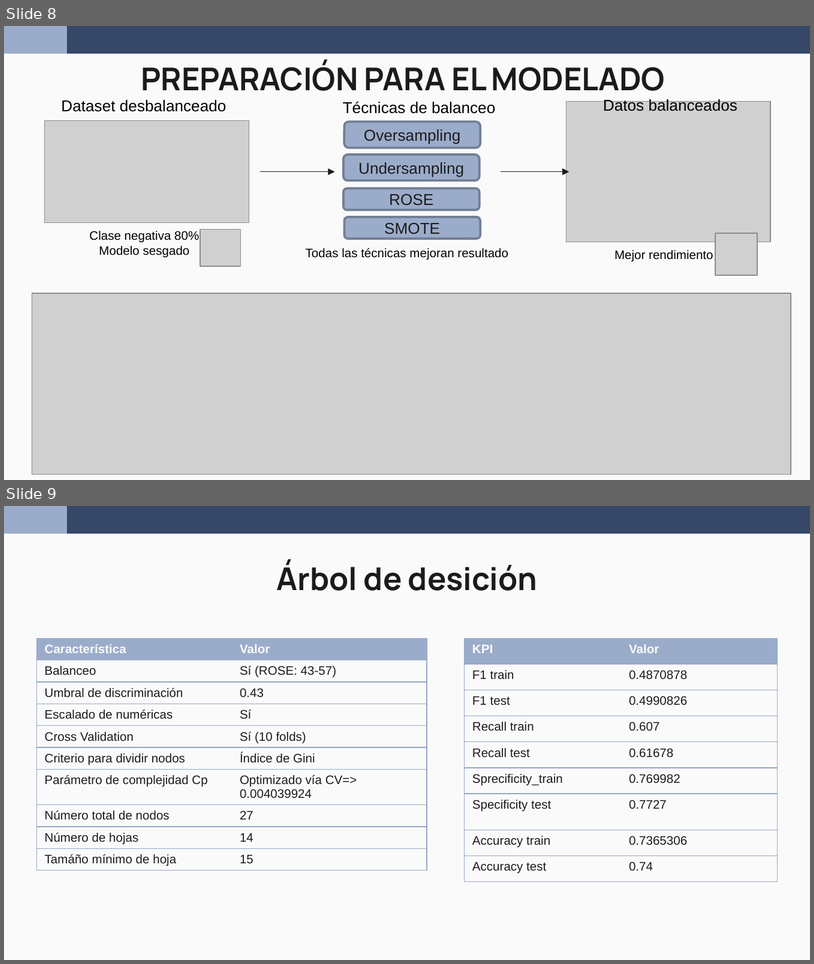
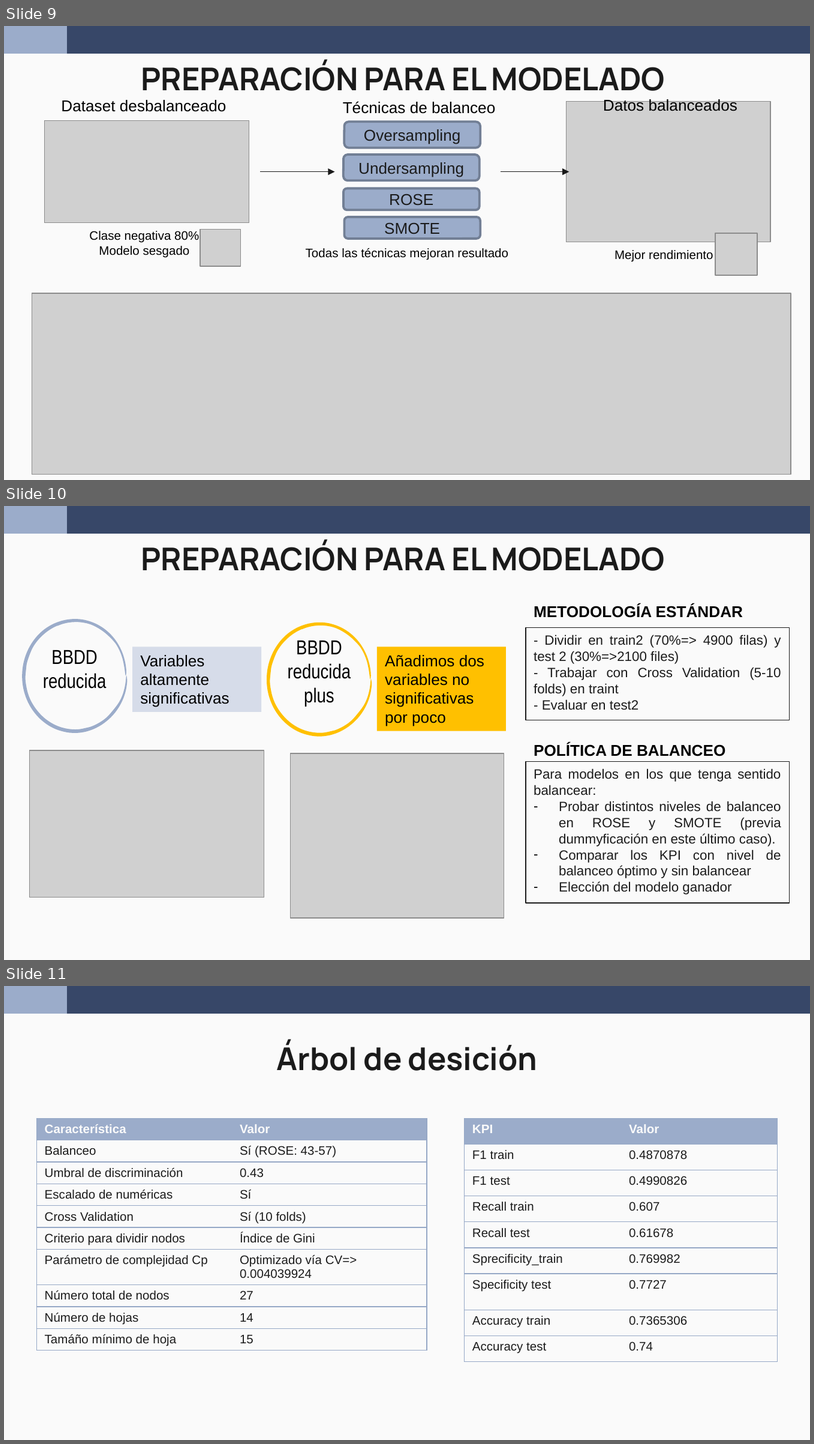
Before and after one commit to wen2111/Mineria, a slide deck: Entrega_2/00.REPORTE/Reporte_Grupo5_completo.pptx. Shown one above the other, each under a label of ours: slides 8 and 9 before the commit, slides 9, 10 and 11 after it. The pictures are 814x964 and 814x1444 pixels, drawn with LibreOffice and Linux fonts; fonts in the diff are those of the drawing; grey boxes stand for pictures. Boxes give left, top, right and bottom in pixels: in the first picture for what was removed or moved away, otherwise in the second. Text is boxed around its words. In the diff, an @@ line names an element or a change of style, - is before the commit and + after.

```diff
--- a/Entrega_2/00.REPORTE/Reporte_Grupo5_completo.pptx
+++ b/Entrega_2/00.REPORTE/Reporte_Grupo5_completo.pptx
@@ slide 10 added at (x1=4, y1=506, x2=810, y2=960), background #FAFAFA; not listed: 2 template elements that a slide beside it also shows @@
@@ title added at (x1=141, y1=541, x2=665, y2=571), 28 pt, text #1B1B1B, bold @@
+PREPARACIÓN PARA EL MODELADO
@@ text added at (x1=534, y1=604, x2=743, y2=618), 14 pt, text #000000, bold @@
+METODOLOGÍA ESTÁNDAR
@@ freeform shape added at (x1=22, y1=619, x2=128, y2=733), fill #9BACCA @@
@@ freeform shape added at (x1=267, y1=622, x2=372, y2=736), fill #FFC000 @@
@@ rectangle added at (x1=526, y1=628, x2=789, y2=720), outline #1B1B1B 0.75 pt, 12 pt, text #1B1B1B @@
+- Dividir en train2 (70%=> 4900 filas) y test 2 (30%=>2100 files)
+- Trabajar con Cross Validation (5-10 folds) en traint
+- Evaluar en test2
@@ rectangle added at (x1=132, y1=646, x2=261, y2=712), fill #D6DCE9, 14 pt, text #000000 @@
+Variables altamente significativas
@@ text added at (x1=288, y1=640, x2=351, y2=706), 18 pt, text #000000 @@
+BBDD reducida plus
@@ rectangle added at (x1=377, y1=646, x2=506, y2=730), fill #FFC000, 14 pt, text #000000 @@
+Añadimos dos variables no significativas por poco
@@ text added at (x1=43, y1=650, x2=107, y2=688), 18 pt, text #000000 @@
+BBDD reducida
@@ picture added at (x1=30, y1=750, x2=264, y2=897) @@
@@ picture added at (x1=291, y1=754, x2=504, y2=918) @@
@@ text added at (x1=534, y1=743, x2=726, y2=756), 14 pt, text #000000, bold @@
+POLÍTICA DE BALANCEO
@@ rectangle added at (x1=526, y1=762, x2=789, y2=903), outline #1B1B1B 0.75 pt, 12 pt, text #1B1B1B @@
+Para modelos en los que tenga sentido balancear:
+– Probar distintos niveles de balanceo en ROSE y SMOTE (previa dummyficación en este último caso).
+– Comparar los KPI con nivel de balanceo óptimo y sin balancear
+– Elección del modelo ganador
@@ what was slide 8 is now slide 9 @@
@@ what was slide 9 is now slide 11 @@
```
Also in this commit, not shown: 3 slides changed, 1 other slide added.
